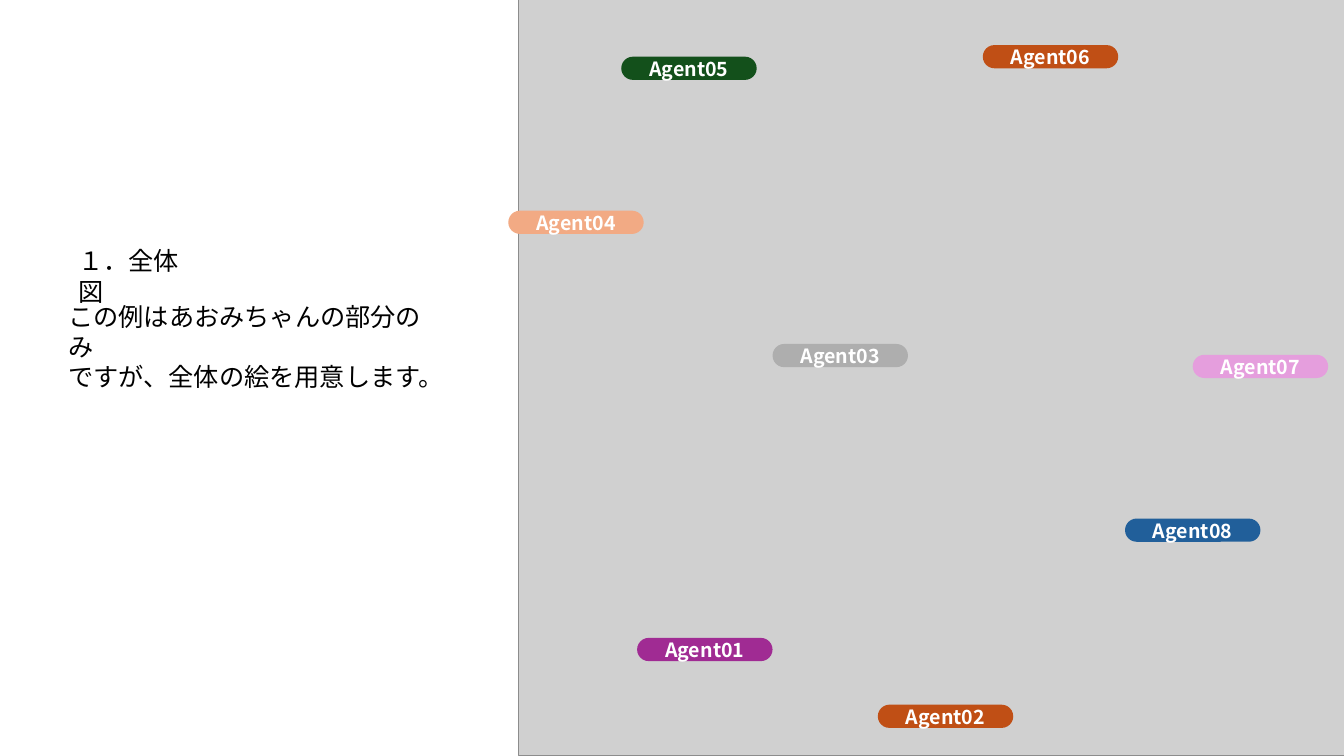
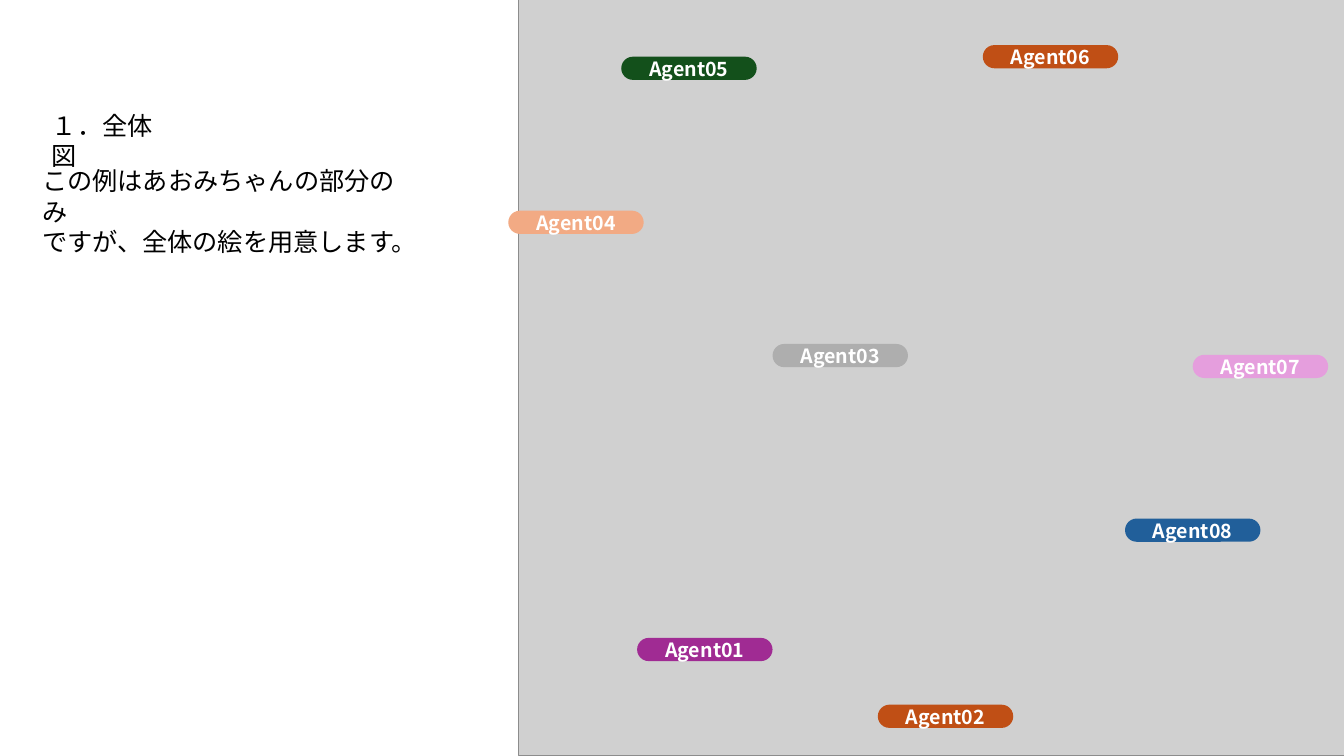
Before and after one commit to tacker530/ramen, a slide deck: slide 1 of あんない資料.pptx. Drawn at 1344x756 pixels with LibreOffice and Linux fonts; fonts in the diff are those of the drawing; grey boxes stand for pictures. Boxes give left, top, right and bottom in pixels: in the first picture for what was removed or moved away, otherwise in the second. Text is boxed around its words. In the diff, an @@ line names an element or a change of style, - is before the commit and + after.

```diff
--- a/あんない資料.pptx
+++ b/あんない資料.pptx
@@ text "１．全体図": place and size @@
-text "１．全体図" at (78,248,179,303)
+text "１．全体図" at (52,113,153,167)
@@ text "この例はあおみちゃんの部分のみ": place and size @@
-text "この例はあおみちゃんの部分のみ" at (68,300,443,388)
+text "この例はあおみちゃんの部分のみ" at (42,165,417,253)
```
Also in this commit, not shown: 1 other slide changed, 1 slide added, 23 other files.
